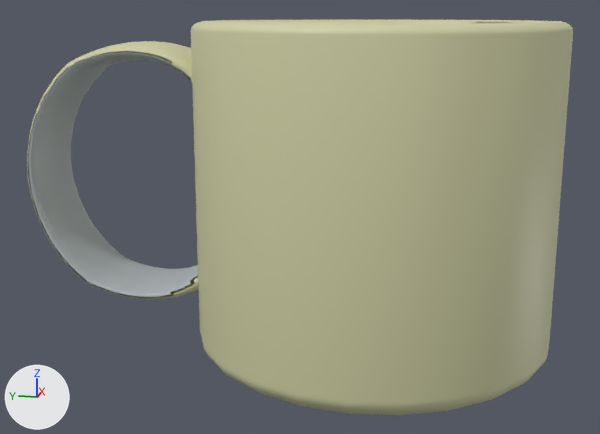
One commit to the COLLADA model utensil_teacup_red/textured.dae: the scene before it, then after it.
Before and after are seen from a camera (50 mm lens) standing at (-0.2277, 0.0211, 0.0783) and looking at (-0.0418, 0.0583, 0.0319). Every picture has the same lights, and +X, +Y and +Z are marked at lower left. Where no turn or scale is listed for an object, it has been applied to the vertices. Vertices at the same position are counted once.

In view in the first picture: 'group_0'.
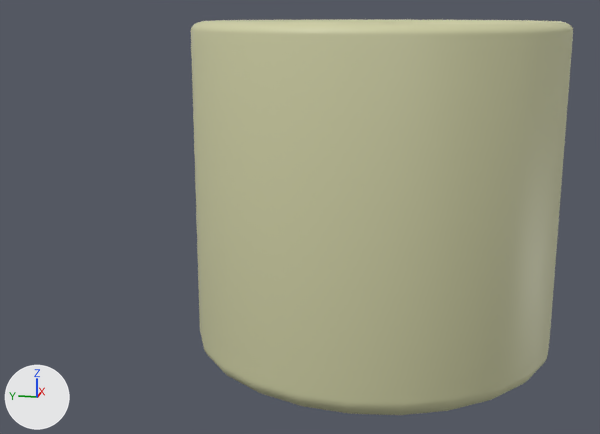
The newer file is also turned or shifted as a whole; pictures and numbers use the older file's frame.

Pixel boxes [x1, y1, x2, y2] of what changed, in the pictures (600 x 434 px):
'group_0', reshaped (30% narrower): before [27, 20, 573, 415]; after [191, 20, 573, 415]
part 1 of me_group_0, deleted: before [27, 41, 199, 299]

What changed in the scene script:
```text
Change me_group_0:
    where me_group_0.from_pydata(...)  # 3196 vertices, 6332 faces; spans x -0.0818..0.0, y 0.0..0.1234, z 0.0..0.0766
    used by ob_group_0; location = (0.0, 0.0, 0.0)
    me_group_0 part 1: the loose piece of 2260 vertices spanning x -0.0516..-0.0308, y 0.0743..0.1234, z 0.011..0.0719 is deleted
```
